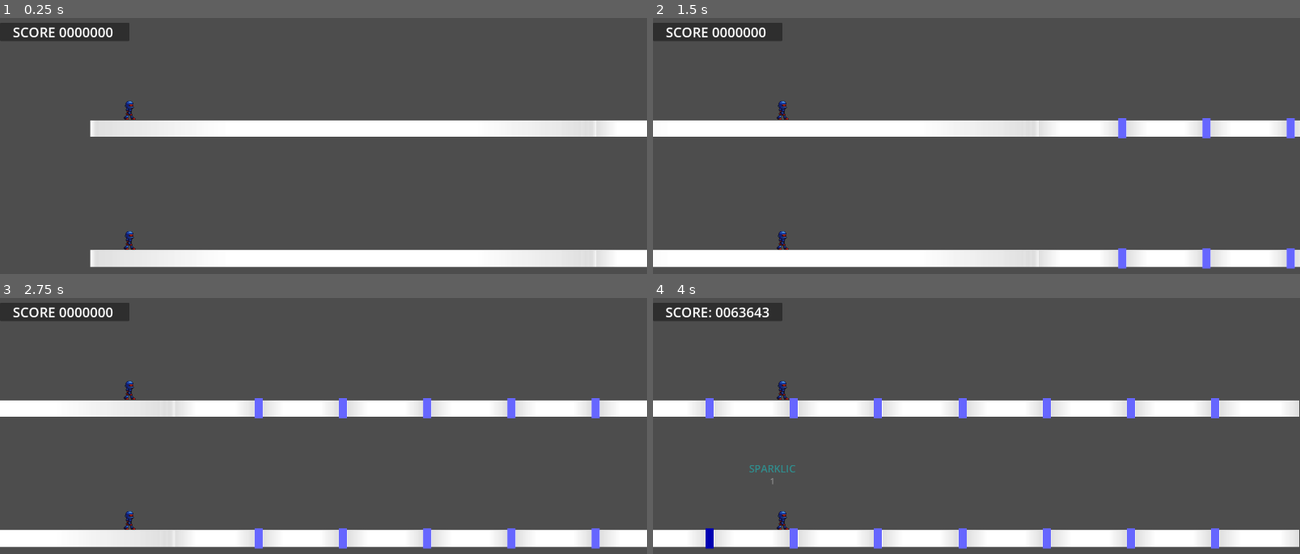
Above: before the commit, frames 1-4 (two rows, left to right).
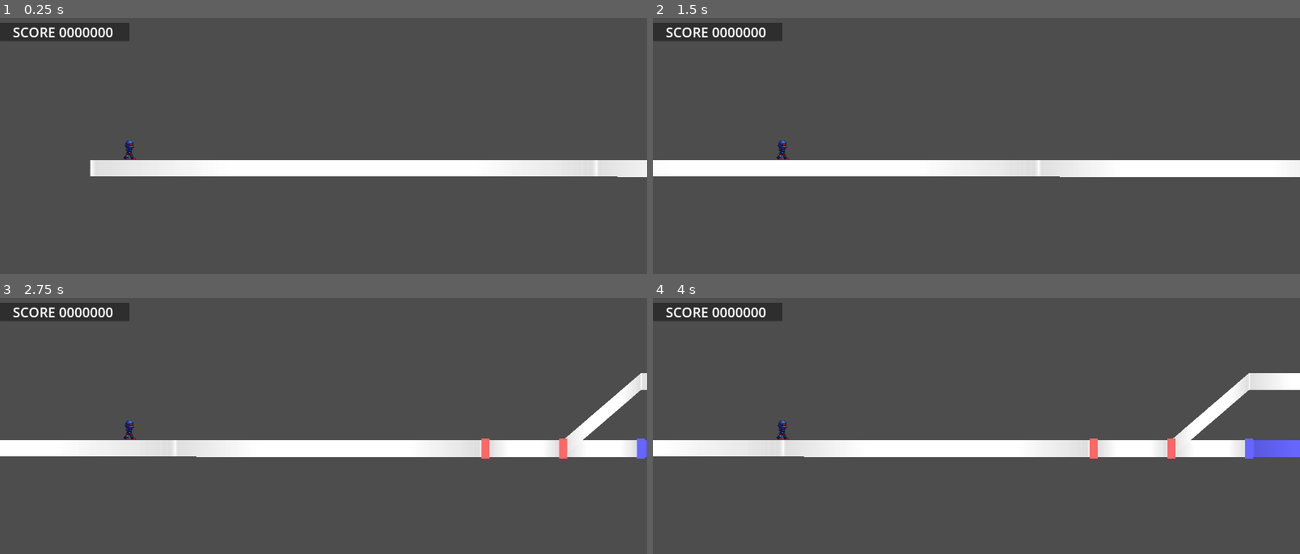
Above: after the commit, the same moments.

Repository: junu192857/Vexatonic-dash-2
Game: Godot game, scene res://Scenes/RhythmScene.tscn
The game is run twice, just before and just after one commit, with the same random seed, the same clock (stepped at 60 frames per second) and the same inputs.
Inputs (mouse positions are in pixels of both pictures, inside the frame that each line leads up to):
- Up to frame 1 (0.25 s): no input
- Up to frame 2 (1.5 s): tap Enter at 0.5 s; move the mouse to (1118, 151) at 0.52 s; tap A (a) at 0.6 s; click (1118, 151) at 0.67 s; tap D (d) at 0.8 s; drag from (847, 186) to (944, 240) at 1.27 s
- Up to frame 3 (2.75 s): move the mouse to (388, 367) at 2.02 s; tap J (j) at 2.1 s; click (388, 367) at 2.17 s; tap L (l) at 2.3 s
- Up to frame 4 (4 s): drag from (944, 520) to (782, 392) at 2.77 s; move the mouse to (1170, 502) at 3.52 s; tap S (s) at 3.6 s; click (1170, 502) at 3.67 s; tap A (a) at 3.8 s

The runs differ from the first frame. In frame 1, 17% of the frame differs, in the area x 13-100%, y 32-98%; in frame 2, 20%; in frame 3, 21%; in frame 4, 22%, in the area x 0-100%, y 3-99%.
Error before the commit: Invalid call. Nonexistent function 'sum' in base 'int'. (res://Scripts/IngameDataManager.gd:49)

Commit message:
좀더 완료
롱놋 끝점 miss면 누른 부분 계산 안해주는 버그 발견.

Diff:
--- a/vexatonic-dash-2/Scripts/IngameDataManager.gd
+++ b/vexatonic-dash-2/Scripts/IngameDataManager.gd
@@ -7,7 +7,7 @@
 var score_per_note: float = 0
 var long_adjusted: float = 0
 var combo: int
-var total_long_length: float = 0.0
+var total_long_length
 var pressed_long_length: float = 0.0
 
 
@@ -31,7 +31,8 @@
 
 	if (is_long_end):
 		pressed_long_length += note.get_parent().total_pressed_time
-		long_adjusted = pow(pressed_long_length / total_long_length, 5) * 10000
+		long_adjusted = roundi(pow(pressed_long_length / total_long_length, 3) * 10000)
+		print("pressed_long_length = %f, long_adjusted = %f" % [pressed_long_length , long_adjusted])
 
 	status_updated.emit(judgement, score + long_adjusted, combo, note)
 
@@ -39,11 +40,9 @@
 	var single_count = noteDatas.filter(func(n): return n.type == 0).size()
 	var long_notes = noteDatas.filter(func(n): return n.type == 1)
 	var long_count = long_notes.size()
-	var total_long_length = long_notes.reduce(func(acc, n): return acc + n.get_data().end_time() - n.get_data().start_time(), 0.0)
-
+	total_long_length = long_notes.reduce(func(acc, n): return acc + n.end_time - n.time, 0.0)
+	print("total_long_length = %f" % total_long_length)
 	if (single_count + long_count != noteDatas.size()):
 		push_error("Note count do not match")
 
 	score_per_note = MAX_NOTE_SCORE / (single_count + 2 * long_count)
-
-	total_long_length = long_count.sum()
--- a/vexatonic-dash-2/Scripts/RhythmManager.gd
+++ b/vexatonic-dash-2/Scripts/RhythmManager.gd
@@ -17,7 +17,7 @@
 var noteHolders: Array[NoteHolder]
 
 const COUNTDOWN_TIME = 3000
-const level_path = "res://Charts/Test"
+const level_path = "res://Charts/YOUNITHM"
 
 # Called when the node enters the scene tree for the first time.
 func _ready() -> void:
--- a/vexatonic-dash-2/Scripts/Scripts_without_Node/JudgementText.gd
+++ b/vexatonic-dash-2/Scripts/Scripts_without_Node/JudgementText.gd
@@ -13,6 +13,8 @@
 			judgement_text.modulate = Color(0.0, 1.0, 1.0, 1.0)
 		2:
 			judgement_text.text = "WILD"
-			judgement_text.modulate = Color(1.0, 1.0, 1.0, 1.0)  # WILD 색도 채워야 할 것 같아
+			judgement_text.modulate = Color(0.766, 0.354, 0.0, 1.0)
+		3:
+			judgement_text.text = "MISS"
 	if (combo > 0):
 		combo_text.text = str(combo)
